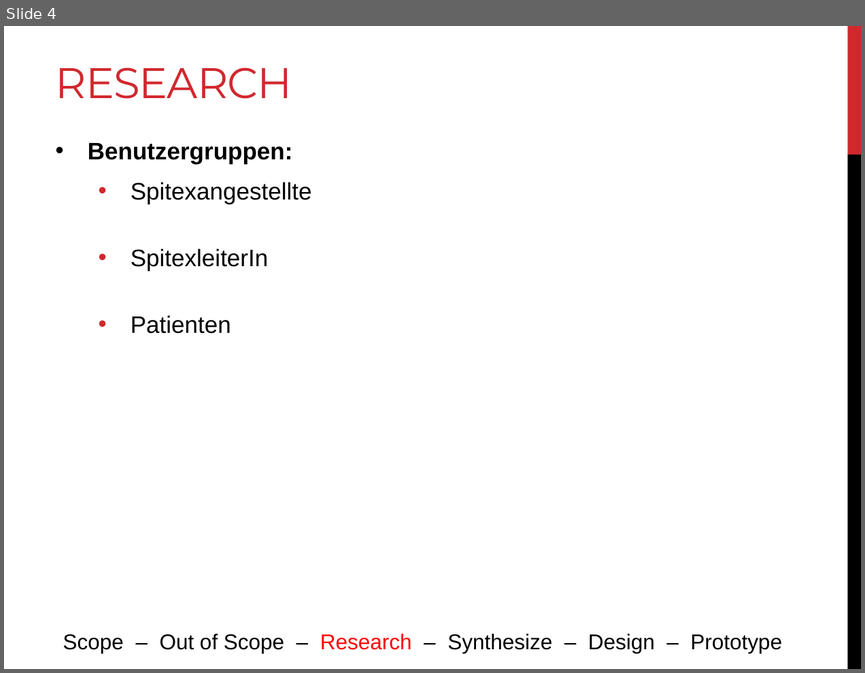
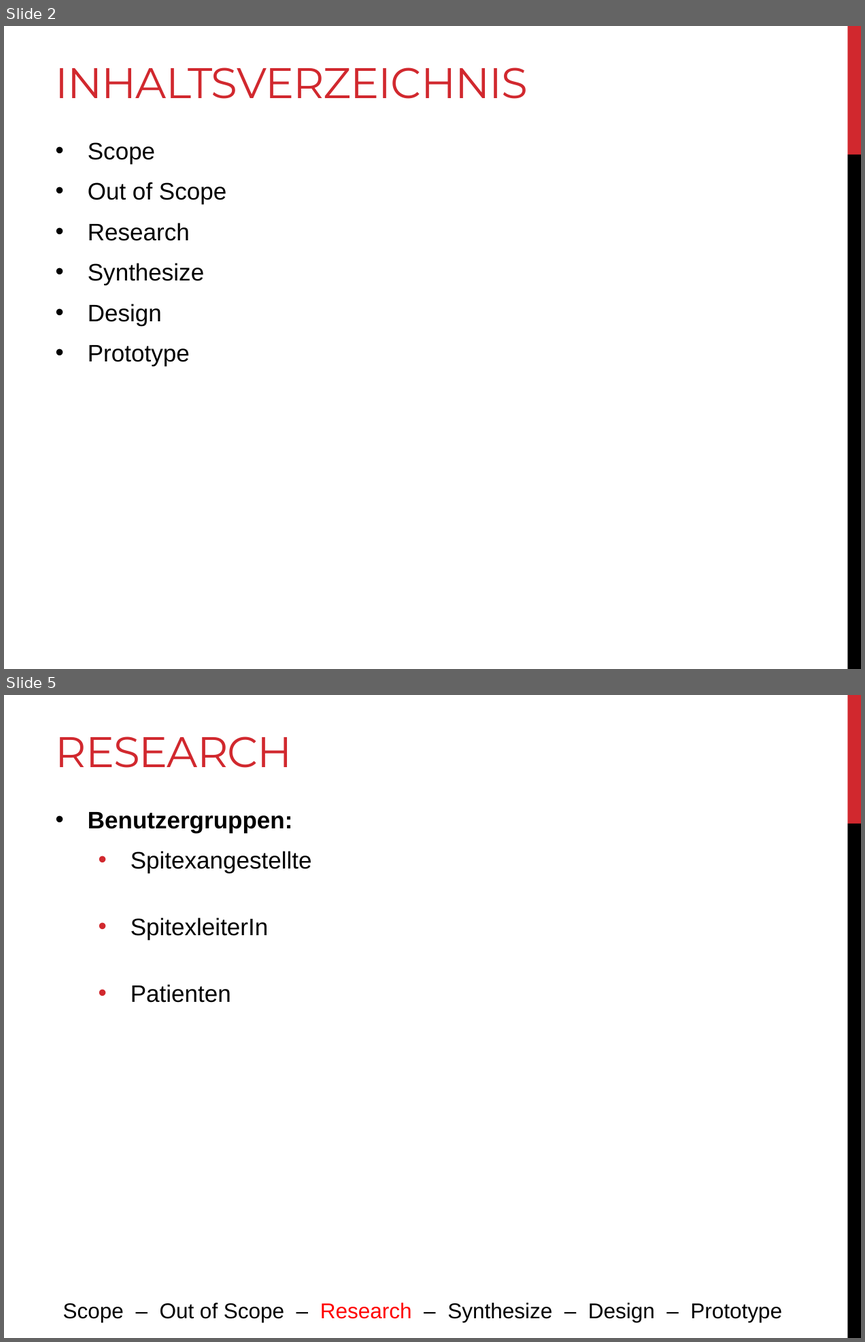
Before and after one commit to LucaRitz/ch.bfh.bti7081.s2019.blue, a slide deck: doc/task01/design_thinking.pptx. Shown one above the other, each under a label of ours: slide 4 before the commit, slides 2 and 5 after it; the slides between them are not shown. The pictures are 865x673 and 865x1342 pixels, drawn with LibreOffice and Linux fonts; fonts in the diff are those of the drawing. Boxes give left, top, right and bottom in pixels: in the first picture for what was removed or moved away, otherwise in the second. Text is boxed around its words. In the diff, an @@ line names an element or a change of style, - is before the commit and + after.

```diff
--- a/doc/task01/design_thinking.pptx
+++ b/doc/task01/design_thinking.pptx
@@ slide 2 added at box(4, 26, 861, 669), background #FFFFFF; not listed: 2 template elements that a slide beside it also shows @@
@@ title added at box(56, 67, 528, 99), 36 pt, text #D1282E @@
+INHALTSVERZEICHNIS
@@ text added at box(88, 142, 226, 366), 20 pt, text #000000 @@
+• Scope
+• Out of Scope
+• Research
+• Synthesize
+• Design
+• Prototype
@@ what was slide 4 is now slide 5 @@
```
Also in this commit, not shown: 5 slides changed.
